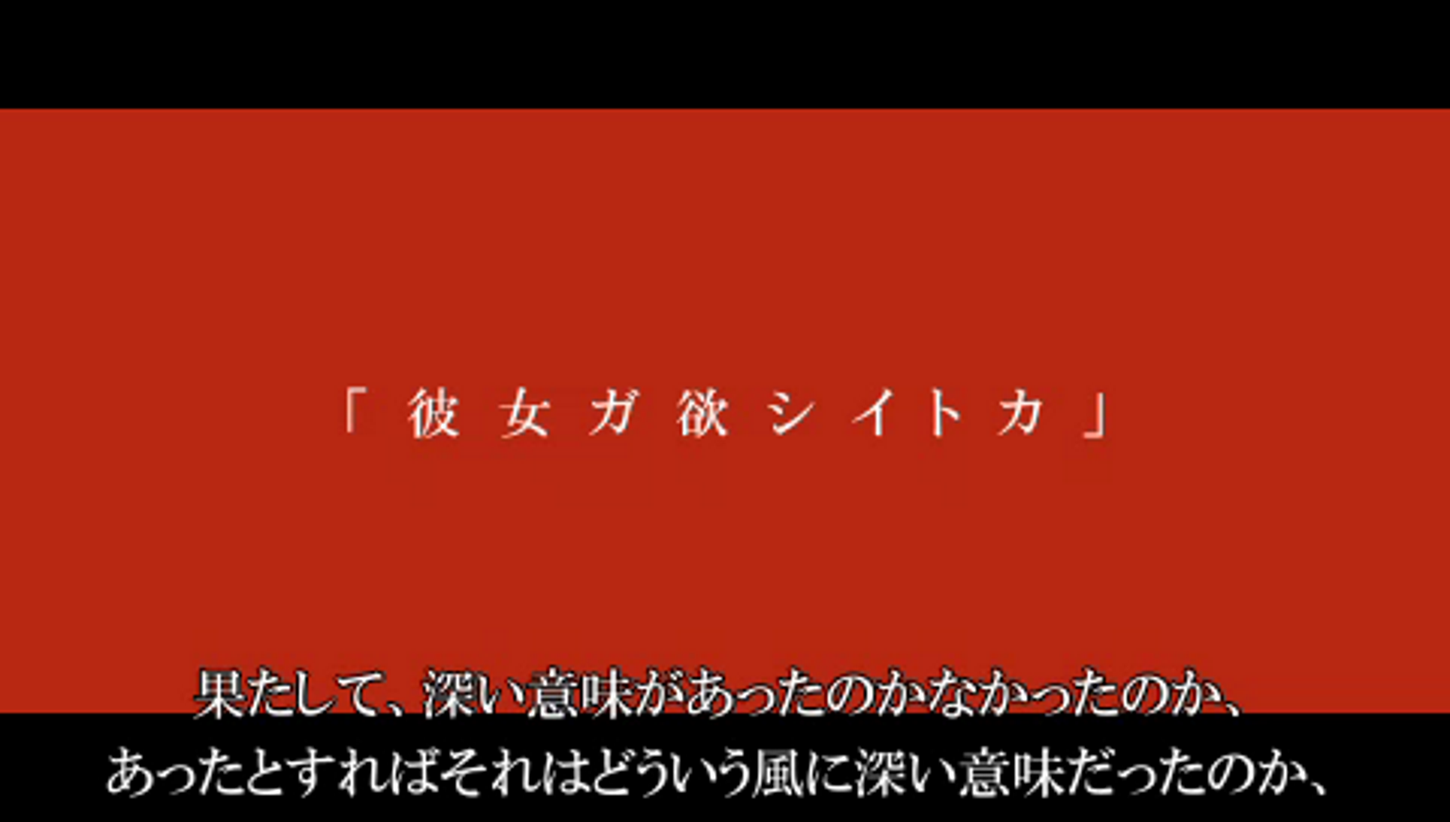
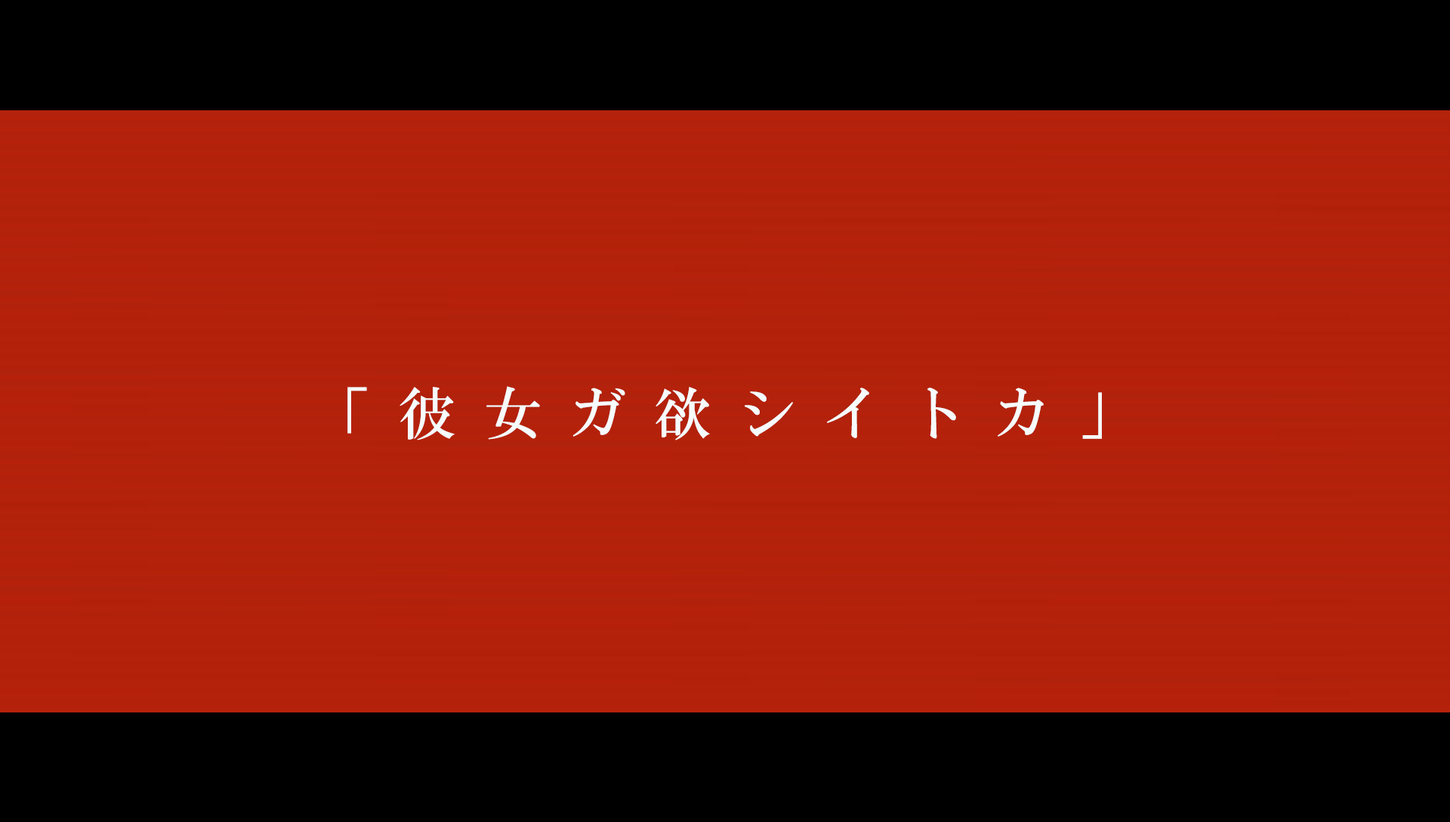
Revision of a layered 1450 x 822 image; what changed, layer by layer:
added layer "「彼女ガ欲シイトカ」" above "Layer 2" over <box>347,385,1102,441</box>
showed "Layer 2" over <box>0,107,1450,799</box>
